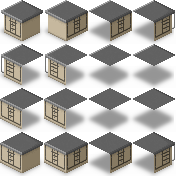
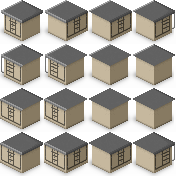
Revision of a layered w=176, h=176 image; what changed, layer by layer:
renamed "f_counter_multitile.png" to "f_counter_multitile.png #1", painted on it over [22, 13, 172, 173]
